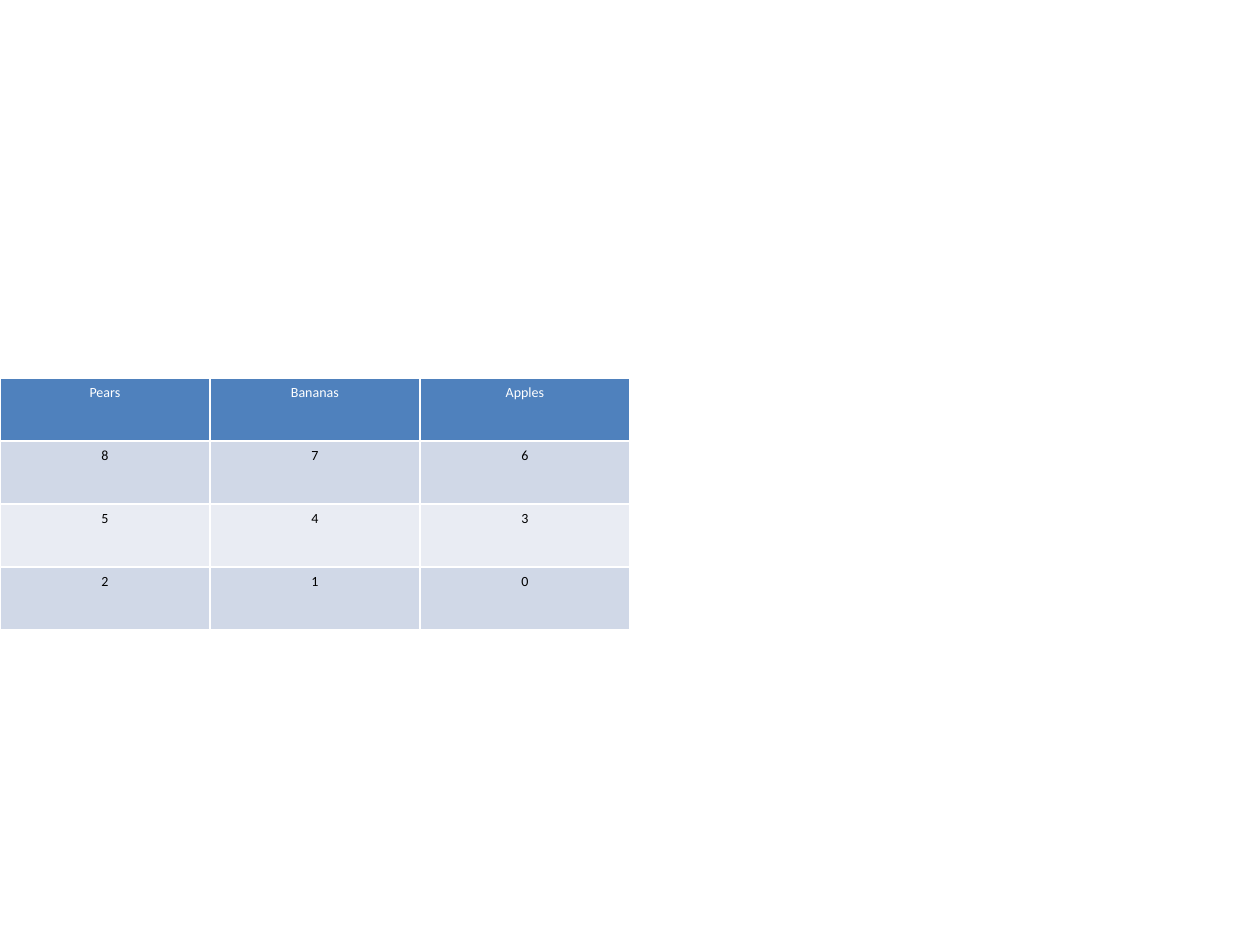
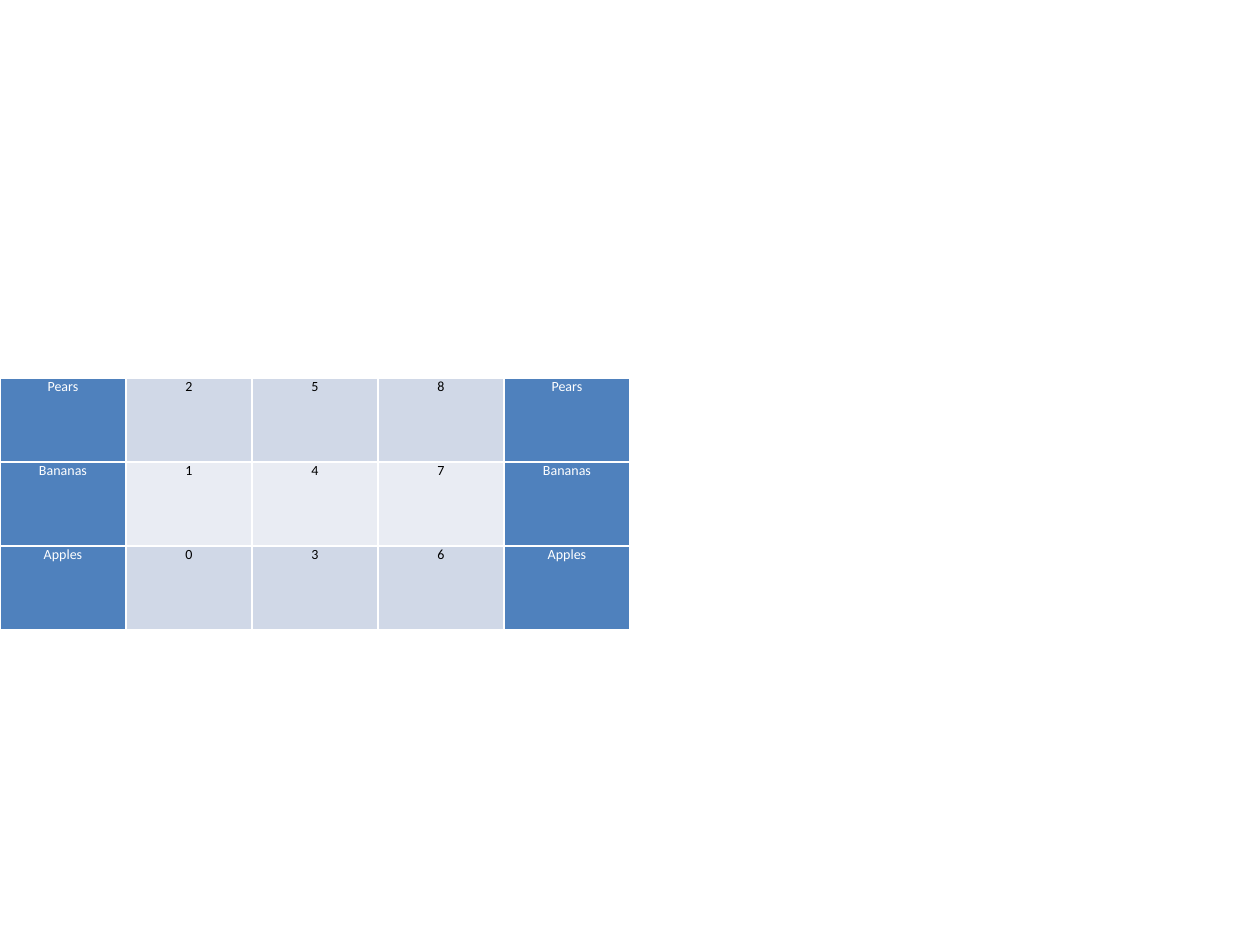
Before and after one commit to liamcryan/pptx-tables, a slide deck: slide 1 of pptx_tables/test2.pptx. Drawn at 1260x945 pixels with LibreOffice and Linux fonts; fonts in the diff are those of the drawing. Boxes give left, top, right and bottom in pixels: in the first picture for what was removed or moved away, otherwise in the second. Text is boxed around its words. In the diff, an @@ line names an element or a change of style, - is before the commit and + after.

```diff
--- a/pptx_tables/test2.pptx
+++ b/pptx_tables/test2.pptx
@@ table at bbox=[0, 378, 630, 630] @@
-Pears | Bananas | Apples
-8 | 7 | 6
-5 | 4 | 3
-2 | 1 | 0
+Pears | 2 | 5 | 8 | Pears
+Bananas | 1 | 4 | 7 | Bananas
+Apples | 0 | 3 | 6 | Apples
```
Also in this commit, not shown: 2 other files.
